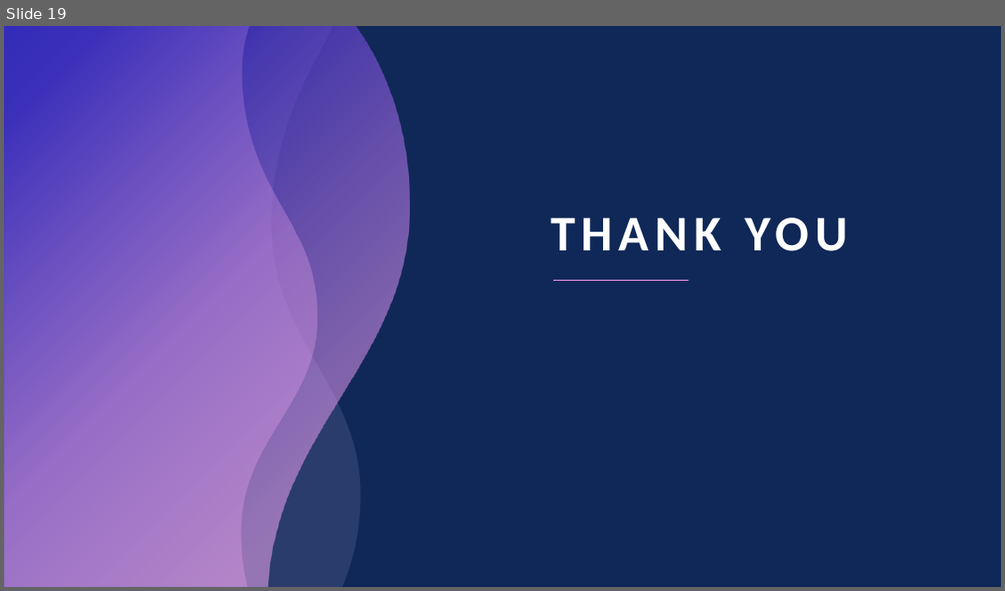
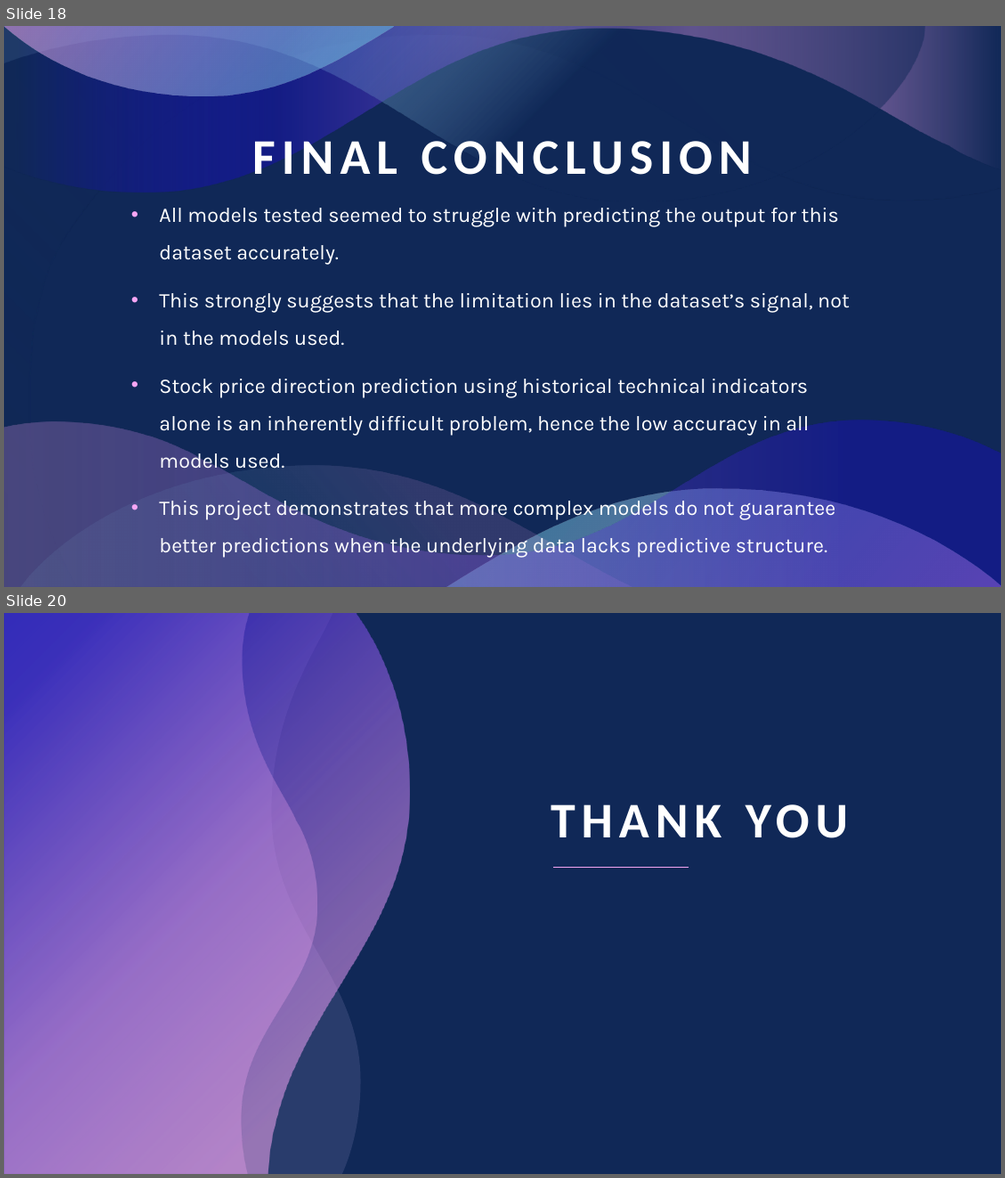
Before and after one commit to liuYousefKahwaji/CSCI441Project, a slide deck: CSCI441 Project Presentation.pptx. Shown one above the other, each under a label of ours: slide 19 before the commit, slides 18 and 20 after it; the slides between them are not shown. The pictures are 1005x591 and 1005x1178 pixels, drawn with LibreOffice and Linux fonts; fonts in the diff are those of the drawing. Boxes give left, top, right and bottom in pixels: in the first picture for what was removed or moved away, otherwise in the second. Text is boxed around its words. In the diff, an @@ line names an element or a change of style, - is before the commit and + after.

```diff
--- a/CSCI441 Project Presentation.pptx
+++ b/CSCI441 Project Presentation.pptx
@@ slide 18 added at box(4, 26, 1001, 587), background #102857 @@
@@ freeform shape added at box(4, 26, 925, 201), fill gradient #102857 to #92CDF0 @@
@@ freeform shape added at box(4, 26, 1001, 587), fill gradient #102857 @@
@@ freeform shape added at box(4, 26, 1001, 192), fill gradient #102857 to #F6A6F4 to #180DC2 @@
@@ freeform shape added at box(4, 26, 925, 201), fill gradient #102857 to #92CDF0 @@
@@ freeform shape added at box(4, 27, 393, 95), fill gradient #64DFED to #F6A6F4 @@
@@ text added at box(252, 132, 752, 175), 48 pt, text #FFFFFF, bold @@
+FINAL CONCLUSION
@@ subtitle added at box(159, 208, 850, 557), 20 pt, text #FFFFFF @@
+• All models tested seemed to struggle with predicting the output for this dataset accurately.
+• This strongly suggests that the limitation lies in the dataset’s signal, not in the models used.
+• Stock price direction prediction using historical technical indicators alone is an inherently difficult problem, hence the low accuracy in all models used.
+• This project demonstrates that more complex models do not guarantee better predictions when the underlying data lacks predictive structure.
@@ freeform shape added at box(4, 420, 1001, 587), fill gradient #F6A6F4 to #180DC2 @@
@@ freeform shape added at box(20, 466, 631, 587), fill gradient #F6A6F4 to #64DFED @@
@@ freeform shape added at box(445, 488, 1001, 587), fill gradient #64DFED to #F6A6F4 @@
@@ what was slide 19 is now slide 20 @@
```
Also in this commit, not shown: 2 slides changed, 6 other slides added, 6 slides removed.
